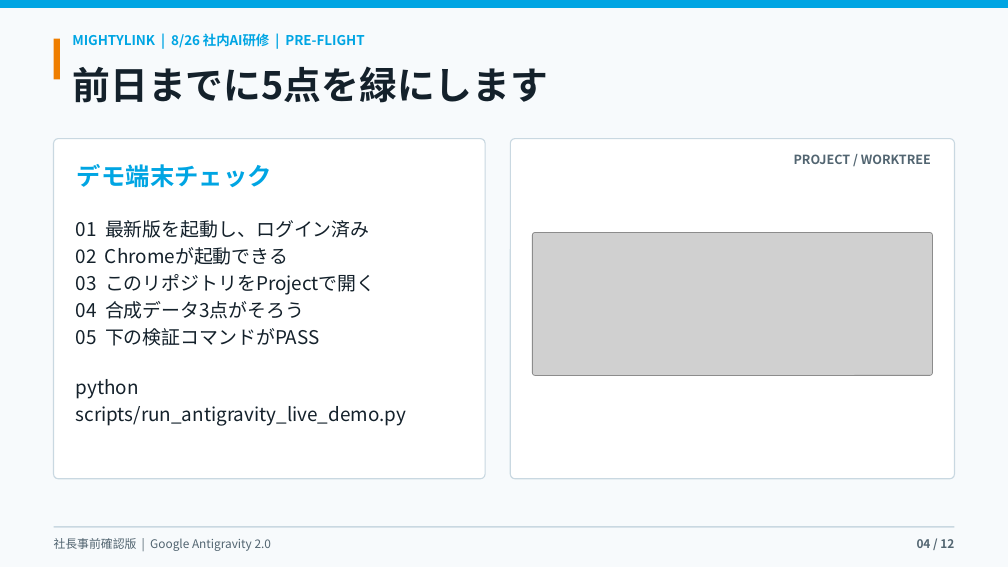
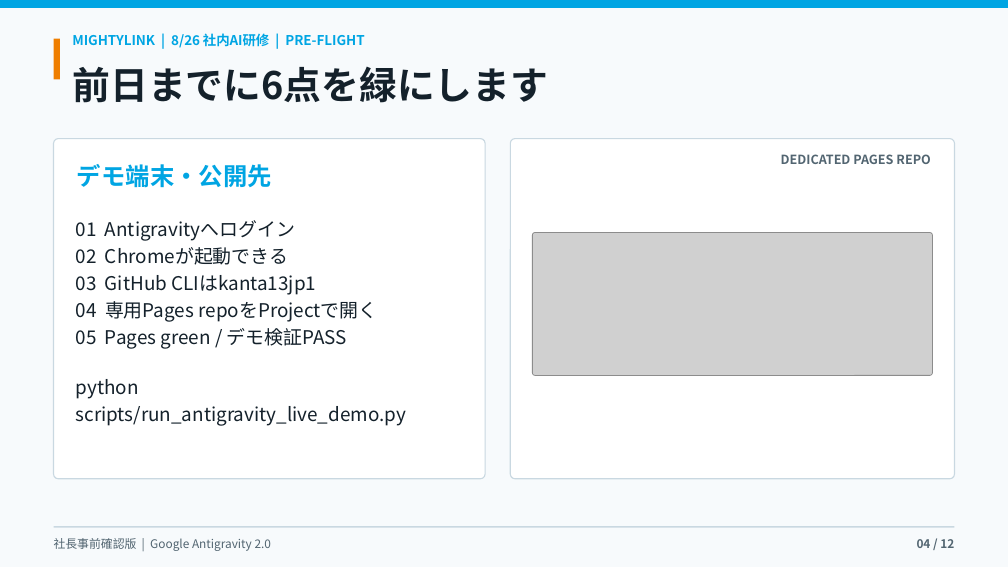
Before and after one commit to kanta13jp1/mighty-link-ai-connect, a slide deck: slide 4 of exports/knowledge_flow/mighty_skill_bridge_antigravity_user_guide_2026.pptx. Drawn at 1008x567 pixels with LibreOffice and Linux fonts; fonts in the diff are those of the drawing; grey boxes stand for pictures; background and template pictures are left out. Boxes give left, top, right and bottom in pixels: in the first picture for what was removed or moved away, otherwise in the second. Text is boxed around its words. In the diff, an @@ line names an element or a change of style, - is before the commit and + after.

```diff
--- a/exports/knowledge_flow/mighty_skill_bridge_antigravity_user_guide_2026.pptx
+++ b/exports/knowledge_flow/mighty_skill_bridge_antigravity_user_guide_2026.pptx
@@ text at bbox=[72, 67, 548, 103]: text changed @@
-前日までに5点を緑にします
+前日までに6点を緑にします
@@ text in rounded rectangle at bbox=[77, 164, 272, 188]: text changed @@
-デモ端末チェック
+デモ端末・公開先
@@ text in rounded rectangle at bbox=[781, 154, 930, 164]: text changed @@
-PROJECT / WORKTREE
+DEDICATED PAGES REPO
@@ text at bbox=[76, 220, 295, 241]: text changed @@
-01 最新版を起動し、ログイン済み
+01 Antigravityへログイン
@@ text at bbox=[76, 275, 377, 349]: text changed @@
-03 このリポジトリをProjectで開く
-04 合成データ3点がそろう
-05 下の検証コマンドがPASS
+03 GitHub CLIはkanta13jp1
+04 専用Pages repoをProjectで開く
+05 Pages green / デモ検証PASS
```
Also in this commit, not shown: 11 other slides changed, 25 other files.
